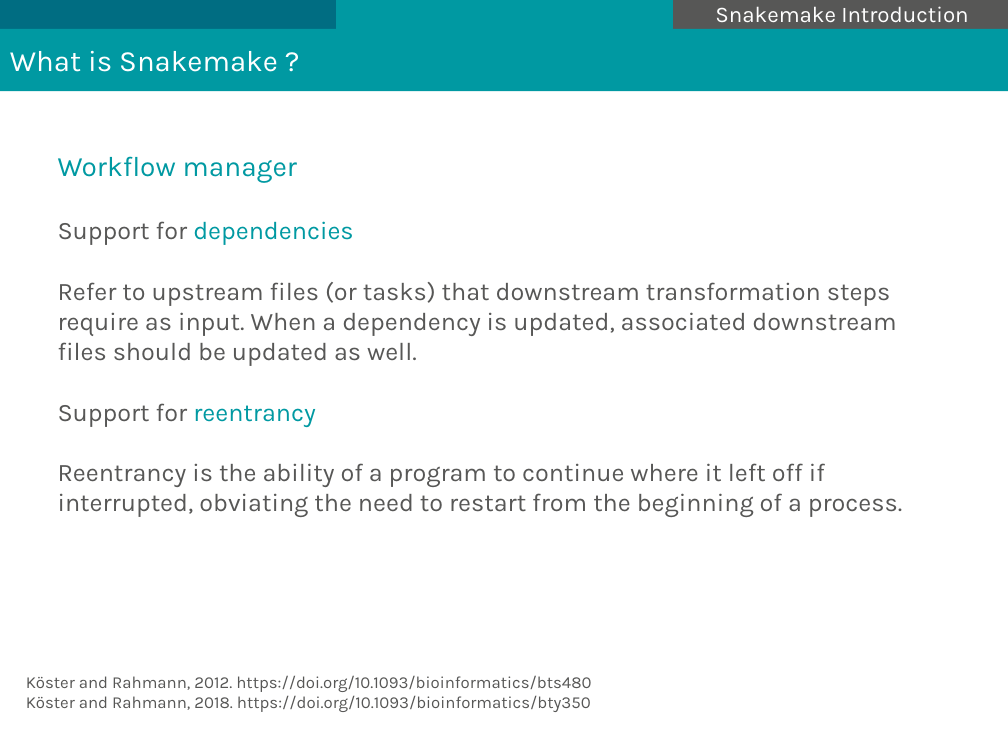
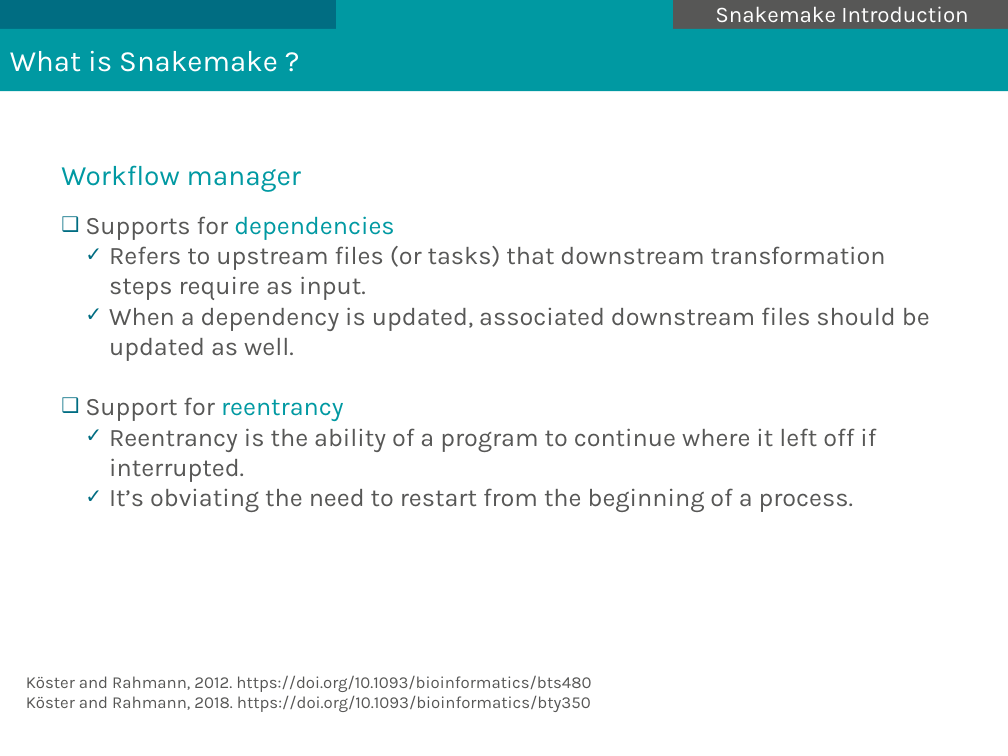
Before and after one commit to mesocentre-clermont-auvergne/formation_fair, a slide deck: slide 8 of fair_environnement/snakemake_cours/introduction_snakemake.odp (slide 7 before the commit). Drawn at 1008x756 pixels with LibreOffice and Linux fonts; fonts in the diff are those of the drawing; background and template pictures are left out. Boxes give left, top, right and bottom in pixels: in the first picture for what was removed or moved away, otherwise in the second. Text is boxed around its words. In the diff, an @@ line names an element or a change of style, - is before the commit and + after.

```diff
--- a/fair_environnement/snakemake_cours/introduction_snakemake.odp
+++ b/fair_environnement/snakemake_cours/introduction_snakemake.odp
@@ text "Workflow manager" moved from (x1=58, y1=156, x2=902, y2=517) to (x1=61, y1=165, x2=930, y2=512) @@
@@ text at (x1=85, y1=216, x2=930, y2=361): text changed @@
-Support for dependencies
-Refer to upstream files (or tasks) that downstream transformation steps require as input. When a dependency is updated, associated downstream files should be updated as well.
+❑ Supports for dependencies
+  ✓ Refers to upstream files (or tasks) that downstream transformation steps require as input.
+  ✓ When a dependency is updated, associated downstream files should be updated as well.
@@ text at (x1=85, y1=397, x2=343, y2=422): bullet none to ❑ @@
@@ text at (x1=109, y1=428, x2=876, y2=512): text changed @@
-Reentrancy is the ability of a program to continue where it left off if interrupted, obviating the need to restart from the beginning of a process.
+  ✓ Reentrancy is the ability of a program to continue where it left off if interrupted.
+  ✓ It’s obviating the need to restart from the beginning of a process.
```
Also in this commit, not shown: 15 other slides changed, 1 slide added, 1 other file.
